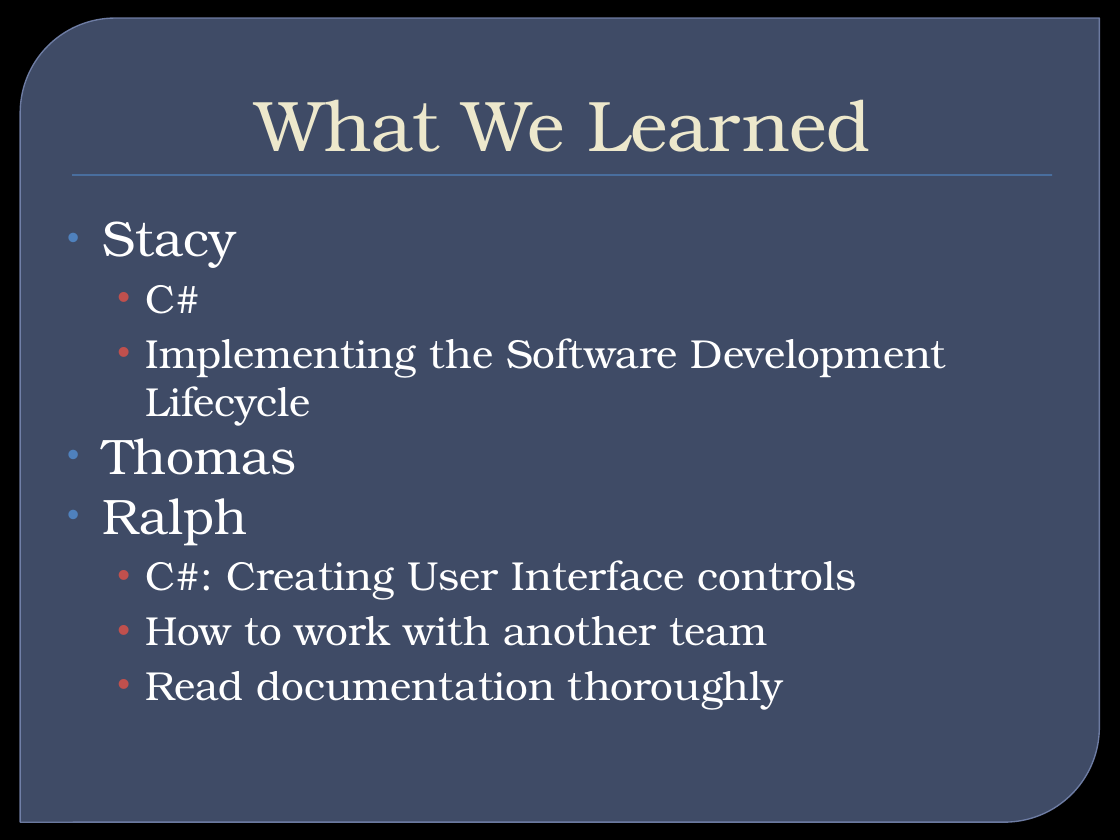
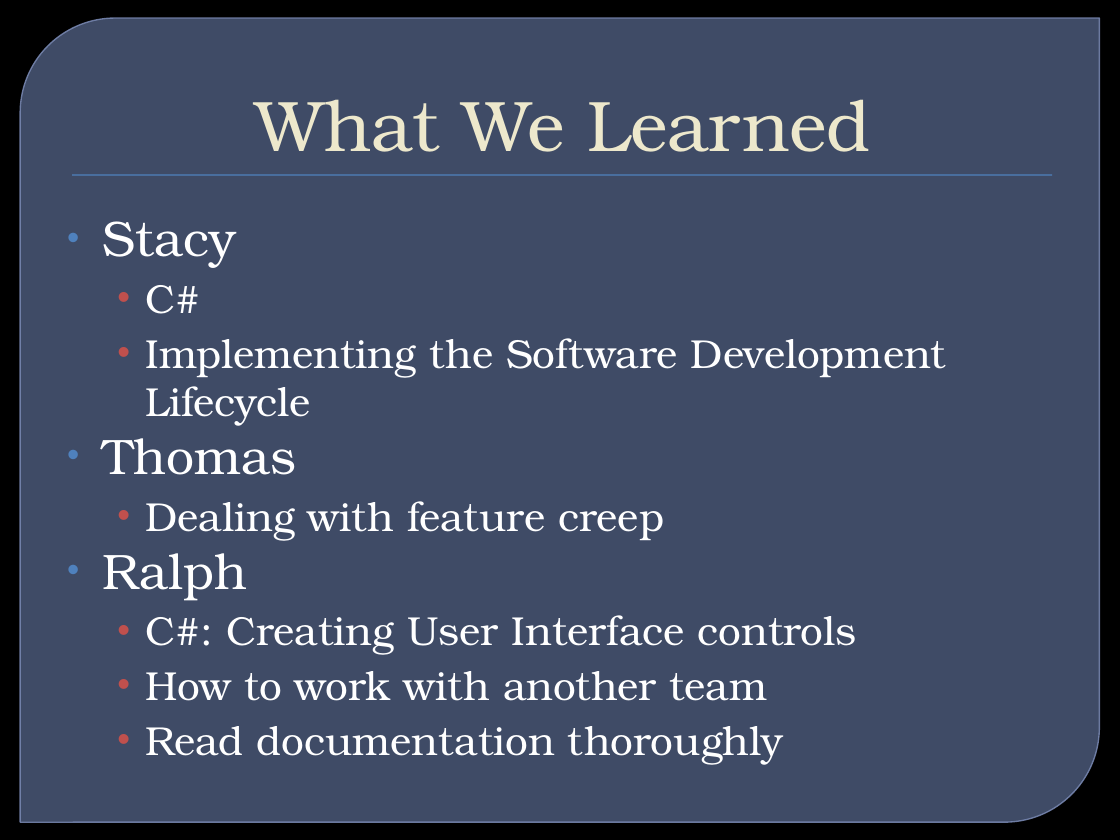
Before and after one commit to ameindygogirl/FishSeniorProject, a slide deck: slide 18 of Briefings/WinterFinalBriefing.pptx. Drawn at 1120x840 pixels with LibreOffice and Linux fonts; fonts in the diff are those of the drawing; background and template pictures are left out. Boxes give left, top, right and bottom in pixels: in the first picture for what was removed or moved away, otherwise in the second. Text is boxed around its words. In the diff, an @@ line names an element or a change of style, - is before the commit and + after.

```diff
--- a/Briefings/WinterFinalBriefing.pptx
+++ b/Briefings/WinterFinalBriefing.pptx
@@ text at [145,501,664,541]: paragraph added @@
+  • Dealing with feature creep
```
Also in this commit, not shown: 2 other slides changed, 1 other file.
